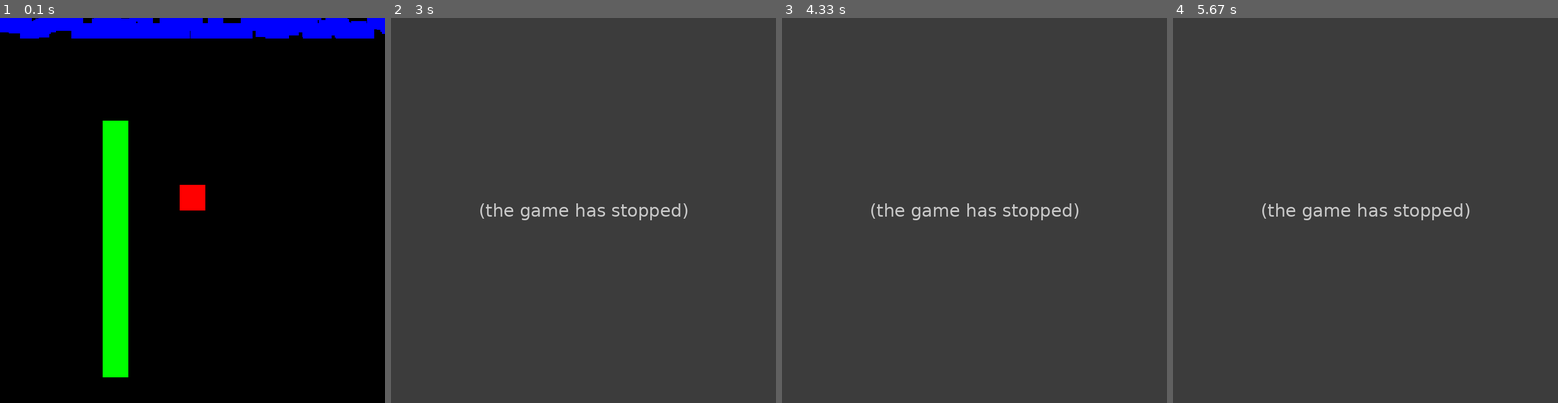
Above: before the commit, frames 1-4 (left to right).
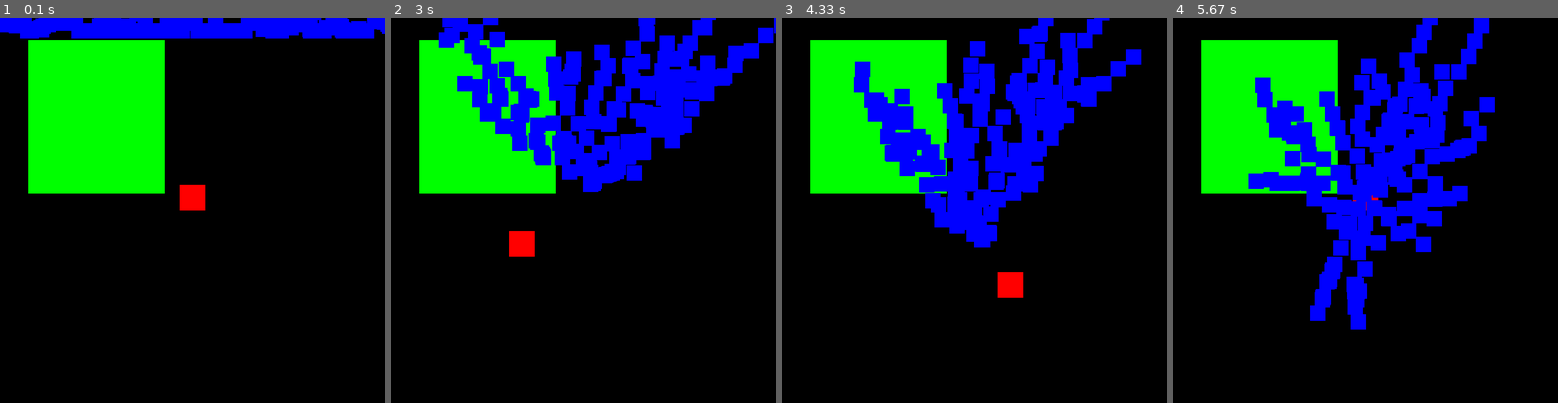
Above: after the commit, the same moments.

Repository: PouchyCorp/Pygame-TD
Game: pygame game, started from main.py
Two runs of this game, one before a commit and one after it. Both use one fixed random seed, a clock stepped at 60 frames per second and the inputs below.
Inputs:
- Up to frame 1 (0.1 s): no input
- Up to frame 2 (3 s): hold Right 0.33-0.8 s; hold Up 0.83-1.13 s; hold Right 1.17-1.63 s; hold Down 2.23-2.53 s; hold Left 2.57-2.97 s
- Up to frame 3 (4.33 s): hold Right 3.4-4.03 s; hold Down from 4.07 s (still down)
- Up to frame 4 (5.67 s): release Down at 4.43 s; hold Left 4.47-4.93 s; hold Right 4.97-5.43 s; hold Up from 5.47 s (still down)

The runs differ from the first frame. In frame 1, 16% of the frame differs, in the area x 7-43%, y 5-94%; in frame 2, 100%, in the area x 0-100%, y 0-100%; in frame 3, 100%; in frame 4, 100%.
Error before the commit: NameError: name 'playeryPrev' is not defined (main.py line 86); the game stopped at 2.9 s (later frames are placeholders)

Commit message:
Update main.py
random wall

Diff:
--- a/main.py
+++ b/main.py
@@ -8,6 +8,26 @@
 WIDTH, HEIGHT = 750, 750
 WIN = pygame.display.set_mode((WIDTH, HEIGHT))
 pygame.display.set_caption("UwU")
+
+list_sec = list(range(1, 301))
+
+
+
+x = random.choice(list_sec)
+y = random.choice(list_sec)
+z = random.choice(list_sec)
+v = random.choice(list_sec)
+
+print(x)
+print(y)
+print(z)
+print(v)
+
+
+AXE_4 = int(v)
+AXE_3 = int(z)
+AXE_2 = int(y)
+AXE_1 = int(x)
 
 PLAYER_WIDTH = 50
 PLAYER_HEIGHT = 50
@@ -57,7 +77,7 @@
     run = True
 
     player = pygame.Rect(WIDTH/2 - PLAYER_WIDTH/2, HEIGHT/2 - PLAYER_HEIGHT, PLAYER_WIDTH, PLAYER_HEIGHT)
-    wall = pygame.Rect(200,200,50,500)
+    wall = pygame.Rect(AXE_1,AXE_2,AXE_3,AXE_4)
     enemy = pygame.Rect(0,0,30,30)
     enemies = []
     clock = pygame.time.Clock()
